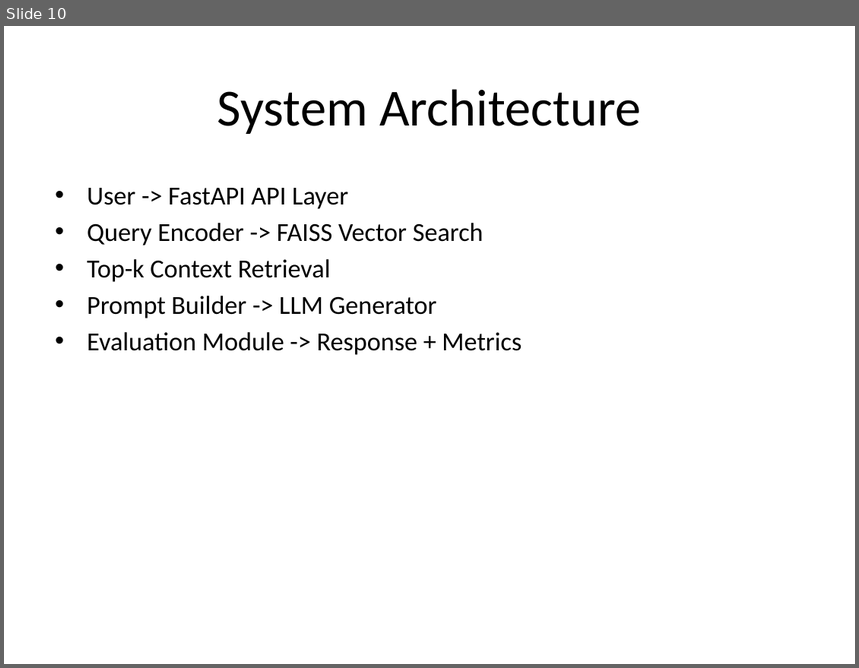
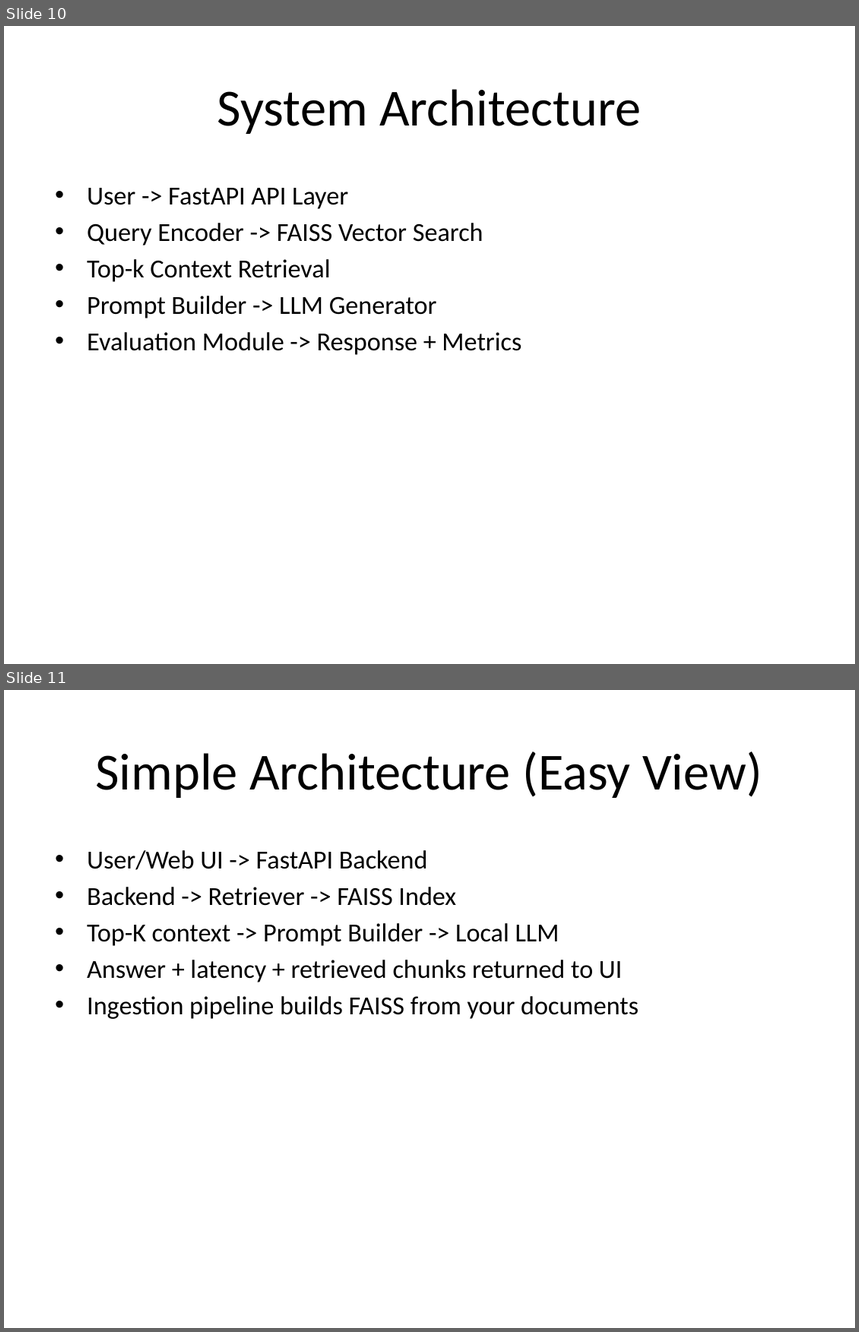
Before and after one commit to sundar0004/-Cloud-Based-RAG, a slide deck: docs/MSc_RAG_Project_Vels_University.pptx. Shown one above the other, each under a label of ours: slide 10 before the commit, slides 10 and 11 after it. The pictures are 859x668 and 859x1332 pixels, drawn with LibreOffice and Linux fonts; fonts in the diff are those of the drawing. Boxes give left, top, right and bottom in pixels: in the first picture for what was removed or moved away, otherwise in the second. Text is boxed around its words. In the diff, an @@ line names an element or a change of style, - is before the commit and + after.

Commit message:
Add simple architecture overview doc and PPT slide

```diff
--- a/docs/MSc_RAG_Project_Vels_University.pptx
+++ b/docs/MSc_RAG_Project_Vels_University.pptx
@@ slide 11 added at (4,690,855,1328), background #FFFFFF @@
@@ title added at (95,752,762,798), 44 pt, text #000000 @@
+Simple Architecture (Easy View)
@@ text added at (87,850,639,1019), 22 pt, text #000000 @@
+• User/Web UI -> FastAPI Backend
+• Backend -> Retriever -> FAISS Index
+• Top-K context -> Prompt Builder -> Local LLM
+• Answer + latency + retrieved chunks returned to UI
+• Ingestion pipeline builds FAISS from your documents
```
Also in this commit, not shown: 2 other files.
